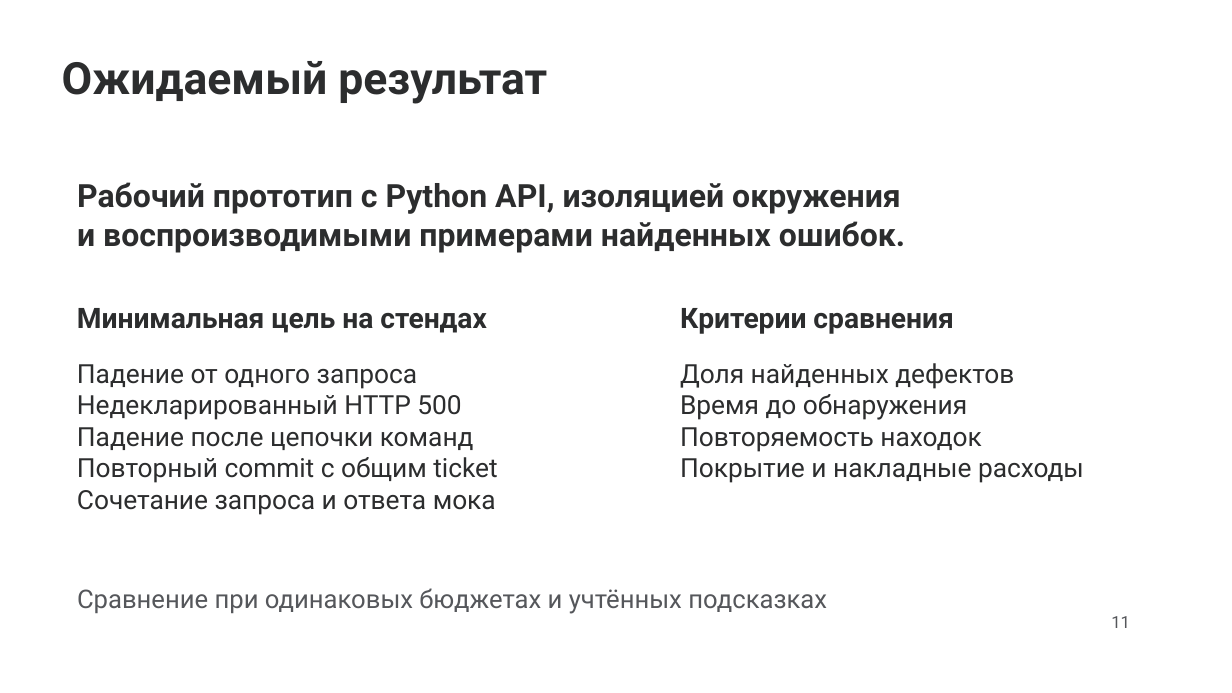
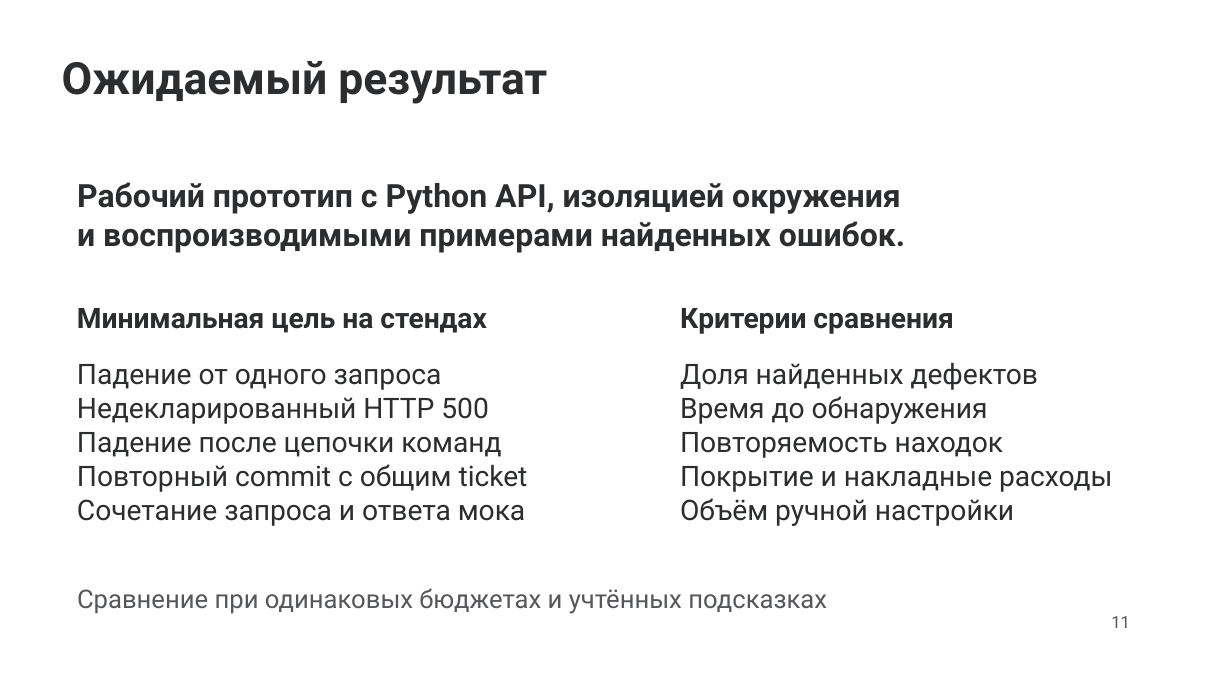
Before and after one commit to Malevrovich/userver-fuzzing, a slide deck: slide 11 of docs/presentation/project.pptx. Drawn at 1232x693 pixels with LibreOffice and Linux fonts; fonts in the diff are those of the drawing; background and template pictures are left out. Boxes give left, top, right and bottom in pixels: in the first picture for what was removed or moved away, otherwise in the second. Text is boxed around its words. In the diff, an @@ line names an element or a change of style, - is before the commit and + after.

```diff
--- a/docs/presentation/project.pptx
+++ b/docs/presentation/project.pptx
@@ text "Падение от одного запроса" at bbox=[77, 364, 528, 526]: size 15.4 to 16.5 pt @@
@@ text at bbox=[680, 363, 1112, 492]: size 15.4 to 16.5 pt in "Доля найденных дефектов", "Время до обнаружения", "Повторяемость находок", "Покрытие и накладные расходы" @@
@@ text at bbox=[680, 498, 1014, 526]: paragraph added @@
+Объём ручной настройки
```
Also in this commit, not shown: 7 other slides changed, 1 other file.
